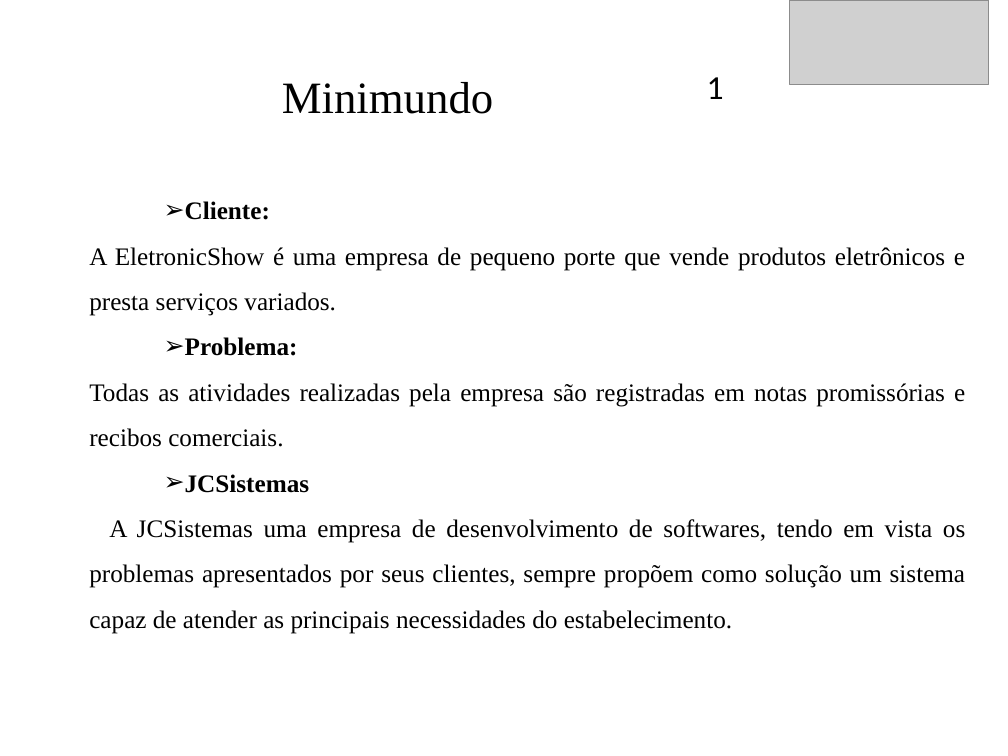
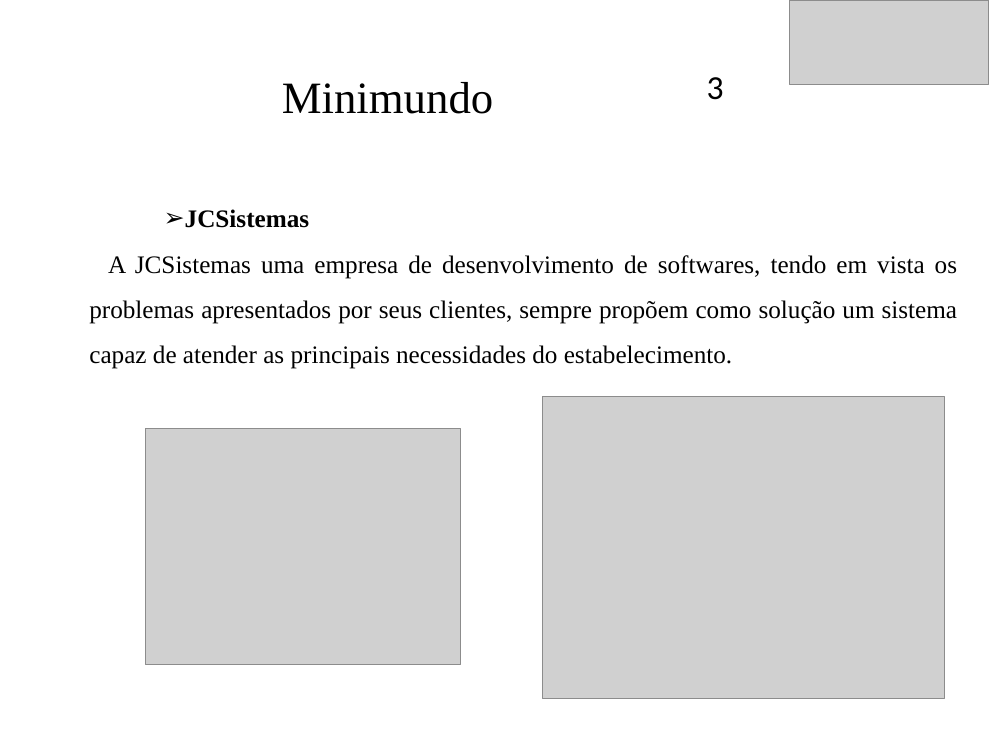
Before and after one commit to CaioXM01/JCSistemas, a slide deck: slide 4 of Documentacao/JCSistemas.ppt (slide 2 before the commit). Drawn at 1008x756 pixels with LibreOffice and Linux fonts; fonts in the diff are those of the drawing; grey boxes stand for pictures; background and template pictures are left out. Boxes give left, top, right and bottom in pixels: in the first picture for what was removed or moved away, otherwise in the second. Text is boxed around its words. In the diff, an @@ line names an element or a change of style, - is before the commit and + after.

```diff
--- a/Documentacao/JCSistemas.ppt
+++ b/Documentacao/JCSistemas.ppt
@@ text at (707, 77, 724, 100): text changed @@
-1
+3
@@ text "JCSistemas": place and size @@
-text "JCSistemas" at (89, 201, 965, 634)
+text "JCSistemas" at (89, 209, 957, 369)
@@ text at (89, 201, 965, 447): paragraphs removed @@
-➢ Cliente:
-A EletronicShow é uma empresa de pequeno porte que vende produtos eletrônicos e presta serviços variados.
-➢ Problema:
-Todas as atividades realizadas pela empresa são registradas em notas promissórias e recibos comerciais.
@@ picture added at (542, 397, 944, 699) @@
@@ picture added at (145, 428, 461, 664) @@
```
Also in this commit, not shown: 20 other slides changed, 4 slides added, 2 other files.
